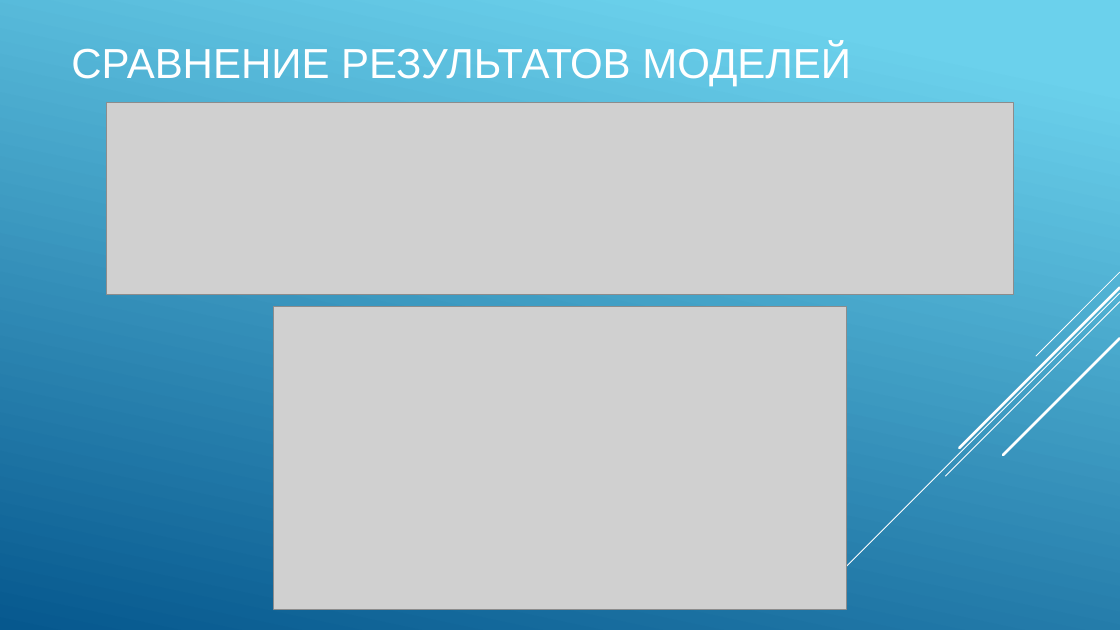
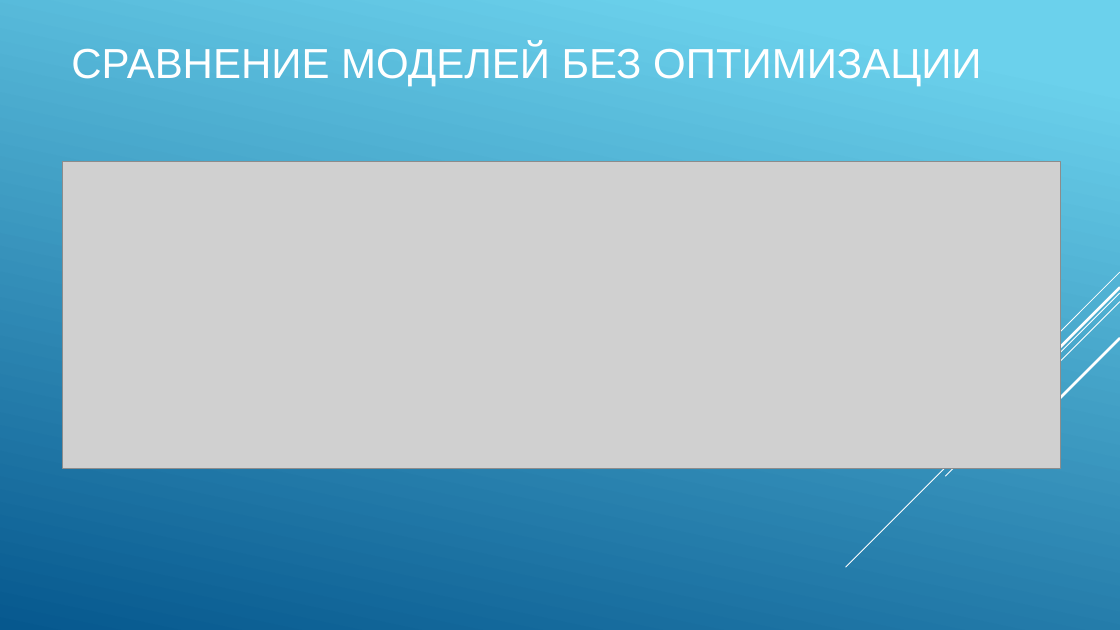
Before and after one commit to taysumova/urfu_ml, a slide deck: slide 12 of presentation.pptx (slide 11 before the commit). Drawn at 1120x630 pixels with LibreOffice and Linux fonts; fonts in the diff are those of the drawing; grey boxes stand for pictures. Boxes give left, top, right and bottom in pixels: in the first picture for what was removed or moved away, otherwise in the second. Text is boxed around its words. In the diff, an @@ line names an element or a change of style, - is before the commit and + after.

```diff
--- a/presentation.pptx
+++ b/presentation.pptx
@@ title at [71,44,981,86]: text changed @@
-СРАВНЕНИЕ РЕЗУЛЬТАТОВ МОДЕЛЕЙ
+СРАВНЕНИЕ МОДЕЛЕЙ БЕЗ ОПТИМИЗАЦИИ
@@ picture removed at [107,103,1013,295] @@
@@ picture added at [63,161,1060,470] @@
@@ picture removed at [274,306,846,609] @@
```
Also in this commit, not shown: 6 other slides changed, 3 slides added, 3 slides removed.
